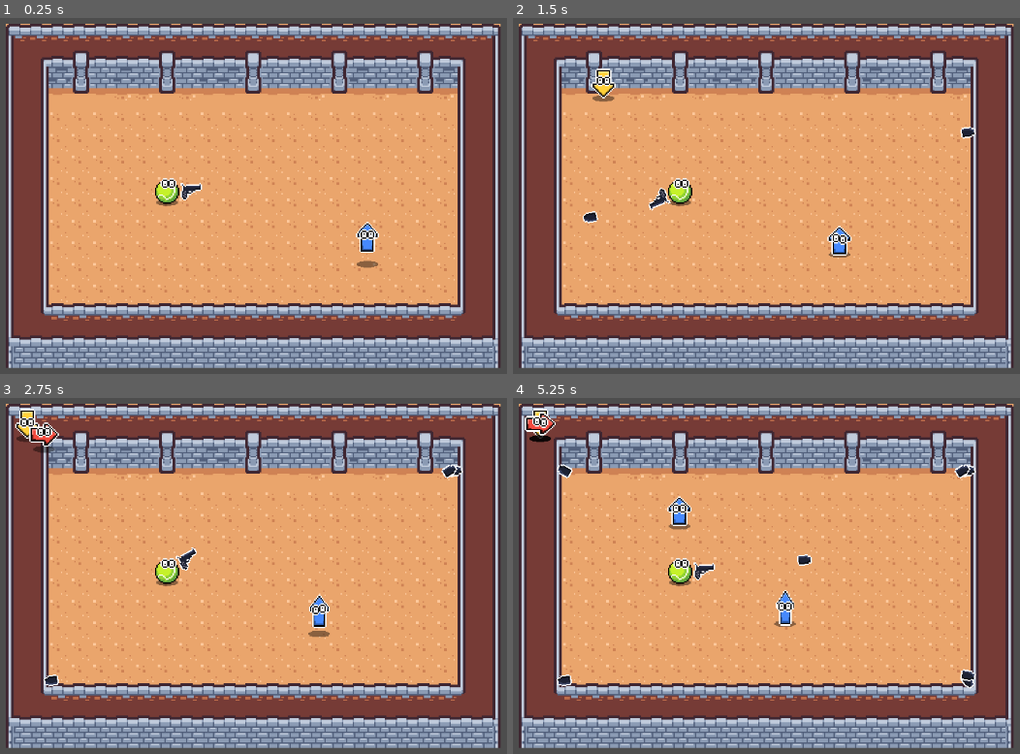
Above: before the commit, frames 1-4 (two rows, left to right).
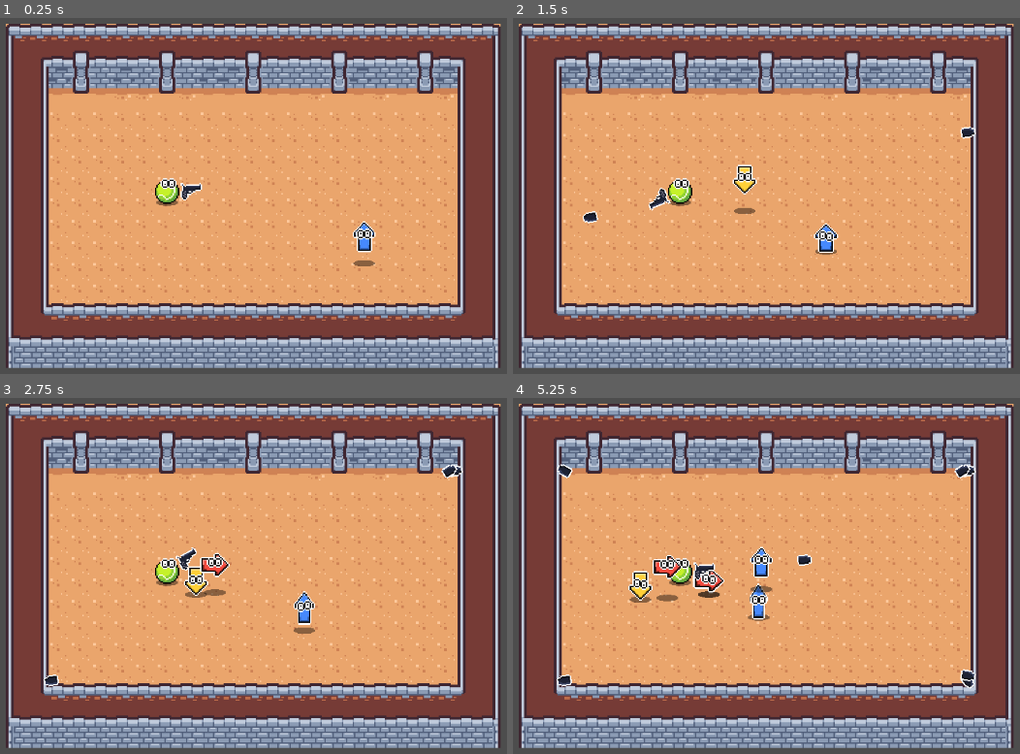
Above: after the commit, the same moments.

Repository: Lockd/trijam-286
Game: Godot game, scene res://Scenes/level.tscn
Same seed, same stepped clock (60 frames per second), same inputs: the game is played once before the commit and once after it.
Inputs (mouse positions are in pixels of both pictures, inside the frame that each line leads up to):
- Up to frame 1 (0.25 s): no input
- Up to frame 2 (1.5 s): move the mouse to (943, 171) at 0.52 s; press the mouse at (943, 171) at 0.53 s; move the mouse to (619, 213) at 1.27 s; release the mouse at (619, 213) at 1.28 s; click (619, 213) at 1.35 s
- Up to frame 3 (2.75 s): move the mouse to (339, 476) at 2.02 s; press the mouse at (339, 476) at 2.03 s
- Up to frame 4 (5.25 s): move the mouse to (736, 661) at 2.77 s; release the mouse at (736, 661) at 2.78 s; click (736, 661) at 2.85 s; move the mouse to (1004, 640) at 3.52 s; press the mouse at (1004, 640) at 3.53 s; move the mouse to (543, 508) at 4.27 s; release the mouse at (543, 508) at 4.28 s; click (543, 508) at 4.35 s; move the mouse to (812, 572) at 5.02 s; press the mouse at (812, 572) at 5.03 s

The runs differ from the first frame. In frame 1, 0.3% of the frame differs, in the area x 69-75%, y 56-71%; in frame 2, 1.2%; in frame 3, 1.9%; in frame 4, 2.6%, in the area x 2-56%, y 2-65%.
Error before the commit: Invalid access to property or key 'position' on a base object of type 'null instance'. (res://Scripts/enemy.gd:35)

Commit message:
Spawning and shooting works

Diff:
--- a/Scenes/enemy.tscn
+++ b/Scenes/enemy.tscn
@@ -61,6 +61,7 @@
 [node name="Enemy" type="Node2D" node_paths=PackedStringArray("types")]
 script = ExtResource("1_fv1nl")
 types = [NodePath("Left"), NodePath("Right"), NodePath("Top"), NodePath("Down")]
+jump_distance = 50.0
 
 [node name="Shadow" parent="." instance=ExtResource("2_bnf14")]
 position = Vector2(0, 9)
--- a/Scenes/level.tscn
+++ b/Scenes/level.tscn
@@ -187,7 +187,6 @@
 
 [node name="Enemy" parent="." instance=ExtResource("3_5e6qf")]
 position = Vector2(262, 155)
-jump_distance = 40.0
 
 [node name="EnemySpawner" type="Node2D" parent="."]
 position = Vector2(176, 111)
--- a/Scenes/player.tscn
+++ b/Scenes/player.tscn
@@ -1,10 +1,11 @@
-[gd_scene load_steps=22 format=3 uid="uid://cwyb16mp7u7hd"]
+[gd_scene load_steps=23 format=3 uid="uid://cwyb16mp7u7hd"]
 
 [ext_resource type="Script" path="res://Scripts/player.gd" id="1_a1bxw"]
 [ext_resource type="Texture2D" uid="uid://drbo8s0cxjupq" path="res://Sprites/tennis_ball.png" id="1_r860o"]
 [ext_resource type="Texture2D" uid="uid://cm7ddmisrd01g" path="res://Sprites/gun.png" id="2_1fmc6"]
 [ext_resource type="Script" path="res://Scripts/gun.gd" id="2_4dvyj"]
-[ext_resource type="PackedScene" path="res://Scenes/shadow.tscn" id="2_kn66a"]
+[ext_resource type="PackedScene" uid="uid://cy1mvpqx3qflt" path="res://Scenes/shadow.tscn" id="2_kn66a"]
+[ext_resource type="PackedScene" uid="uid://cx6uwrjj5edll" path="res://Scenes/bullet.tscn" id="2_x4vww"]
 [ext_resource type="Texture2D" uid="uid://c82g83y1l0qo1" path="res://Sprites/eyes.png" id="4_0mbbt"]
 [ext_resource type="Script" path="res://Scripts/eyes_animation.gd" id="5_lp0wo"]
 
@@ -108,8 +109,9 @@
 [sub_resource type="CircleShape2D" id="CircleShape2D_gr66j"]
 radius = 7.07107
 
-[node name="Player" type="Node2D"]
+[node name="Player" type="Node2D" groups=["Player"]]
 script = ExtResource("1_a1bxw")
+bullet = ExtResource("2_x4vww")
 
 [node name="Shadow" parent="." instance=ExtResource("2_kn66a")]
 position = Vector2(-7.10543e-15, -1)
--- a/Scripts/enemy.gd
+++ b/Scripts/enemy.gd
@@ -22,6 +22,7 @@
 # Called when the node enters the scene tree for the first time.
 func _ready() -> void:
 	select_enemy_type()
+	player_ref = get_tree().get_nodes_in_group("Player")[0]
 
 # Called every frame. 'delta' is the elapsed time since the previous frame.
 func _process(delta: float) -> void:
--- a/Scripts/player.gd
+++ b/Scripts/player.gd
@@ -1,25 +1,23 @@
 extends Node2D
 
 @onready var pojectile_spawn_point: Node2D = $"Gun container/Pojectile spawn point"
+@export var bullet: PackedScene
 
 # Called when the node enters the scene tree for the first time.
 func _ready() -> void:
-	pass # Replace with function body.
-
+	add_to_group("Player")
 
 # Called every frame. 'delta' is the elapsed time since the previous frame.
 func _process(delta: float) -> void:
 	pass
-
-var pipe = preload("res://Scenes/bullet.tscn")
 
 func _input(event: InputEvent) -> void:
 	if event.is_action_pressed("Shoot"):
 		var mouse_position = get_global_mouse_position()
 		var direction = mouse_position - position
 		print("i shot at "  + str(direction.normalized()))
-		var bullet = pipe.instantiate()
-		owner.add_child(bullet)
-		bullet.global_position = pojectile_spawn_point.global_position
-		bullet.newvelocity = direction.normalized()
-		bullet.rotation = direction.angle()
+		var spawned_bullet = bullet.instantiate()
+		add_child(spawned_bullet)
+		spawned_bullet.global_position = pojectile_spawn_point.global_position
+		spawned_bullet.newvelocity = direction.normalized()
+		spawned_bullet.rotation = direction.angle()
--- a/project.godot
+++ b/project.godot
@@ -14,6 +14,10 @@
 run/main_scene="res://Scenes/level.tscn"
 config/features=PackedStringArray("4.3", "GL Compatibility")
 config/icon="res://icon.svg"
+
+[global_group]
+
+Player="Player reference"
 
 [gui]
 
Not shown: 1 places in Scenes/enemy.tscn that only renumber resources
